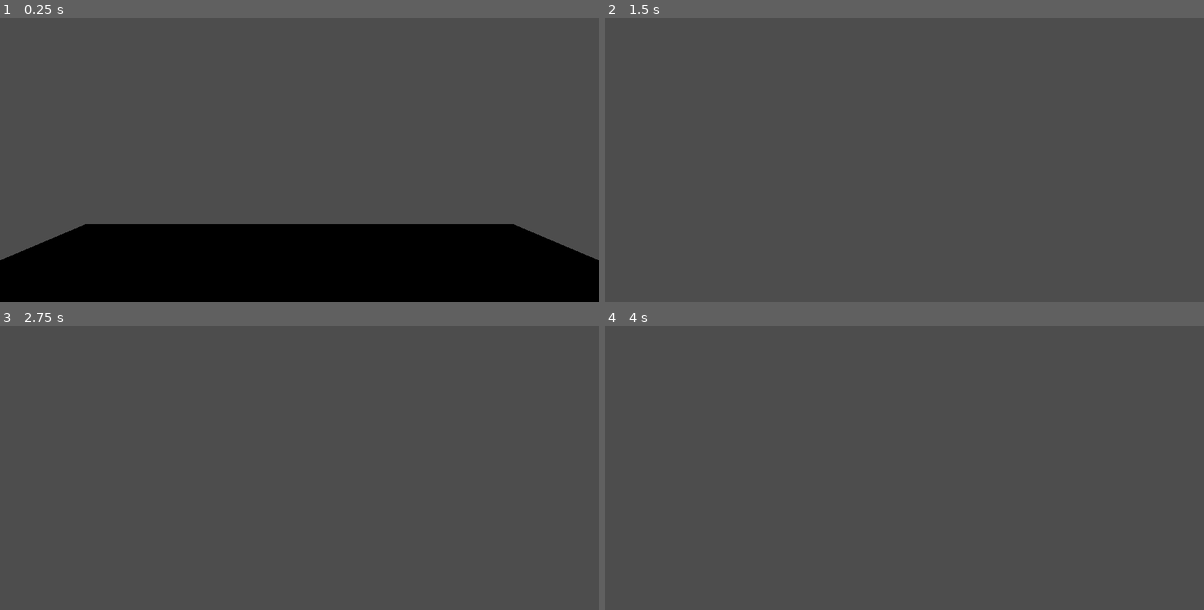
Above: before the commit, frames 1-4 (two rows, left to right).
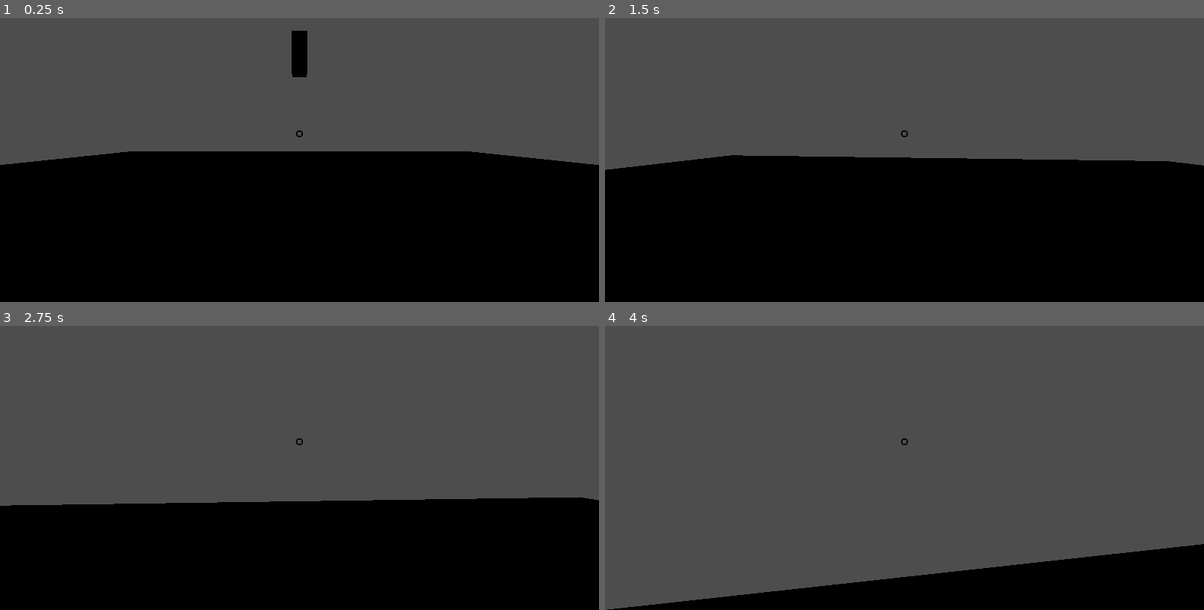
Above: after the commit, the same moments.

Repository: alt-romes/ggj24
Game: Godot game, scene res://Ragdoll.tscn
The game is run twice, just before and just after one commit, with the same random seed, the same clock (stepped at 60 frames per second) and the same inputs.
Inputs (mouse positions are in pixels of both pictures, inside the frame that each line leads up to):
- Up to frame 1 (0.25 s): no input
- Up to frame 2 (1.5 s): move the mouse to (934, 131) at 0.52 s; hold W (Forward) from 0.53 s (still down); tap Space (Space) at 0.6, 1.35 s; move the mouse to (874, 134) at 1.27 s
- Up to frame 3 (2.75 s): keep holding W (Forward); move the mouse to (311, 436) at 2.02 s; tap Space (Space) at 2.1 s
- Up to frame 4 (4 s): keep holding W (Forward); move the mouse to (898, 448) at 2.77 s; tap Space (Space) at 2.85, 3.6 s; move the mouse to (946, 445) at 3.52 s

The runs differ from the first frame. In frame 1, 27% of the frame differs, in the area x 0-100%, y 4-86%; in frame 2, 50%, in the area x 0-100%, y 39-100%; in frame 3, 38%; in frame 4, 12%.

Commit message:
Added crosshair

Diff:
--- a/Player.gd
+++ b/Player.gd
@@ -13,6 +13,7 @@
 
 func _ready():
 	Input.set_mouse_mode(Input.MOUSE_MODE_CAPTURED);
+
 
 
 func _physics_process(delta):
--- a/Ragdoll.tscn
+++ b/Ragdoll.tscn
@@ -1,28 +1,27 @@
-[gd_scene load_steps=6 format=3 uid="uid://dsew42i6hita3"]
+[gd_scene load_steps=10 format=3 uid="uid://dsew42i6hita3"]
 
 [ext_resource type="Script" path="res://Player.gd" id="1_apq42"]
-
-[sub_resource type="BoxMesh" id="BoxMesh_j7i8g"]
-
-[sub_resource type="BoxShape3D" id="BoxShape3D_s5b3c"]
-size = Vector3(7.73827, 1, 7.90985)
+[ext_resource type="Texture2D" uid="uid://cnorpy48aqqiv" path="res://Sprite/crosshair.png" id="2_3elqw"]
 
 [sub_resource type="CapsuleMesh" id="CapsuleMesh_357nl"]
 
 [sub_resource type="CapsuleShape3D" id="CapsuleShape3D_dc15l"]
 height = 2.0055
 
+[sub_resource type="BoxMesh" id="BoxMesh_k7kk0"]
+
+[sub_resource type="StandardMaterial3D" id="StandardMaterial3D_pfvms"]
+albedo_color = Color(1, 0.388235, 0.427451, 1)
+
+[sub_resource type="BoxShape3D" id="BoxShape3D_ocys6"]
+size = Vector3(0.355255, 1, 0.36499)
+
+[sub_resource type="BoxShape3D" id="BoxShape3D_s5b3c"]
+size = Vector3(31.412, 1, 41.2583)
+
+[sub_resource type="BoxMesh" id="BoxMesh_j7i8g"]
+
 [node name="World" type="Node3D"]
-
-[node name="Ground" type="StaticBody3D" parent="."]
-
-[node name="Mesh" type="MeshInstance3D" parent="Ground"]
-transform = Transform3D(7.73447, 0, 0, 0, 1, 0, 0, 0, 7.89508, 0, 0, 0)
-mesh = SubResource("BoxMesh_j7i8g")
-
-[node name="Collision" type="CollisionShape3D" parent="Ground"]
-transform = Transform3D(1, 0, 0, 0, 1, 0, 0, 0, 1, -0.00102997, 0, 0.00540161)
-shape = SubResource("BoxShape3D_s5b3c")
 
 [node name="Player" type="CharacterBody3D" parent="."]
 transform = Transform3D(1, 0, 0, 0, 1, 0, 0, 0, 1, 0, 1.61552, 0)
@@ -36,3 +35,43 @@
 
 [node name="Camera" type="Camera3D" parent="Player"]
 transform = Transform3D(1, 0, 0, 0, 1, 0, 0, 0, 1, 0, 0.633072, 0.00818872)
+
+[node name="DeadBody" type="RigidBody3D" parent="."]
+transform = Transform3D(1, 0, 0, 0, 1, 0, 0, 0, 1, 0, 4.32036, -5.26674)
+
+[node name="Body" type="MeshInstance3D" parent="DeadBody"]
+transform = Transform3D(0.351219, 0, 0, 0, 1, 0, 0, 0, 0.364742, 0, 0, 0)
+mesh = SubResource("BoxMesh_k7kk0")
+surface_material_override/0 = SubResource("StandardMaterial3D_pfvms")
+
+[node name="LeftHand" type="MeshInstance3D" parent="DeadBody"]
+
+[node name="LeftForearm" type="MeshInstance3D" parent="DeadBody"]
+
+[node name="LeftBisep" type="MeshInstance3D" parent="DeadBody"]
+
+[node name="Collision" type="CollisionShape3D" parent="DeadBody"]
+transform = Transform3D(1, 0, 0, 0, 1, 0, 0, 0, 1, 0.00163269, 0, -0.000610352)
+shape = SubResource("BoxShape3D_ocys6")
+
+[node name="Ground" type="StaticBody3D" parent="."]
+
+[node name="Collision" type="CollisionShape3D" parent="Ground"]
+transform = Transform3D(1, 0, 0, 0, 1, 0, 0, 0, 1, -0.0040431, 0, -0.00507355)
+shape = SubResource("BoxShape3D_s5b3c")
+
+[node name="Mesh" type="MeshInstance3D" parent="Ground"]
+transform = Transform3D(31.3123, 0, 0, 0, 1, 0, 0, 0, 41.3394, 0, 0, 0)
+mesh = SubResource("BoxMesh_j7i8g")
+
+[node name="CenterContainer" type="CenterContainer" parent="."]
+anchors_preset = 15
+anchor_right = 1.0
+anchor_bottom = 1.0
+grow_horizontal = 2
+grow_vertical = 2
+
+[node name="TextureRect" type="TextureRect" parent="CenterContainer"]
+layout_mode = 2
+texture = ExtResource("2_3elqw")
+stretch_mode = 3
Binary file added: Sprite/crosshair.ase
Binary file added: Sprite/crosshair.png
Not shown, added: Sprite/crosshair.png.import
